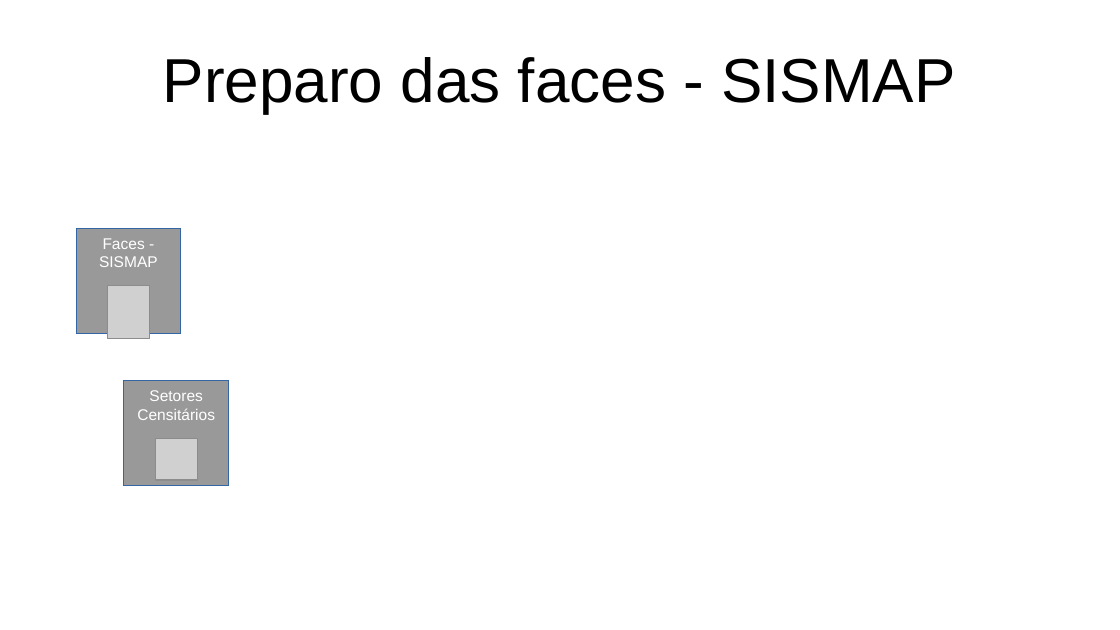
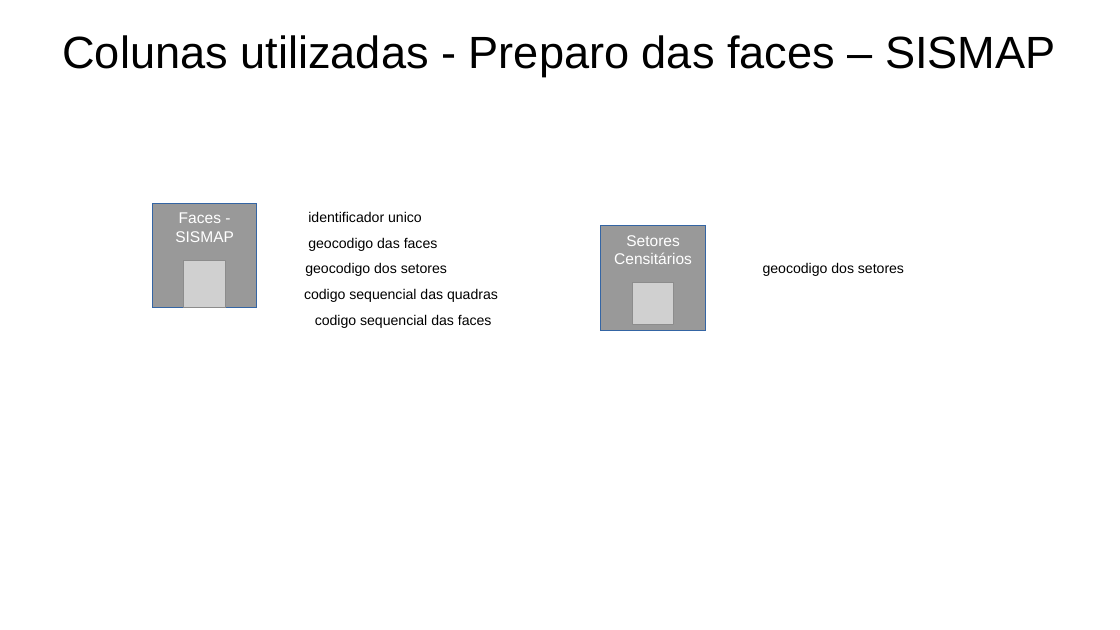
Before and after one commit to jcmartinssh/kits-BATER, a slide deck: slide 5 of apresentacao.odp (slide 4 before the commit). Drawn at 1120x630 pixels with LibreOffice and Linux fonts; fonts in the diff are those of the drawing; grey boxes stand for pictures. Boxes give left, top, right and bottom in pixels: in the first picture for what was removed or moved away, otherwise in the second. Text is boxed around its words. In the diff, an @@ line names an element or a change of style, - is before the commit and + after.

```diff
--- a/apresentacao.odp
+++ b/apresentacao.odp
@@ title at (x1=62, y1=35, x2=1056, y2=77): text changed; size 44 to 32 pt @@
-Preparo das faces - SISMAP
+Colunas utilizadas - Preparo das faces – SISMAP
@@ rectangle "Faces - SISMAP" moved from (x1=76, y1=229, x2=181, y2=333) to (x1=152, y1=203, x2=257, y2=308) @@
@@ text added at (x1=308, y1=211, x2=422, y2=222), 10 pt, text #000000 @@
+identificador unico
@@ text added at (x1=308, y1=237, x2=438, y2=251), 10 pt, text #000000 @@
+geocodigo das faces
@@ rectangle "Setores Censitários" moved from (x1=124, y1=381, x2=229, y2=486) to (x1=601, y1=226, x2=705, y2=330) @@
@@ picture resized from (x1=108, y1=286, x2=149, y2=338) to (x1=184, y1=260, x2=226, y2=307) @@
@@ text added at (x1=305, y1=262, x2=447, y2=276), 10 pt, text #000000 @@
+geocodigo dos setores
@@ text added at (x1=763, y1=262, x2=904, y2=276), 10 pt, text #000000 @@
+geocodigo dos setores
@@ text added at (x1=304, y1=288, x2=498, y2=302), 10 pt, text #000000 @@
+codigo sequencial das quadras
@@ picture moved from (x1=155, y1=438, x2=197, y2=480) to (x1=632, y1=284, x2=674, y2=325) @@
@@ text added at (x1=315, y1=314, x2=492, y2=328), 10 pt, text #000000 @@
+codigo sequencial das faces
```
Also in this commit, not shown: 1 other slide changed, 5 slides added, 2 other files.
